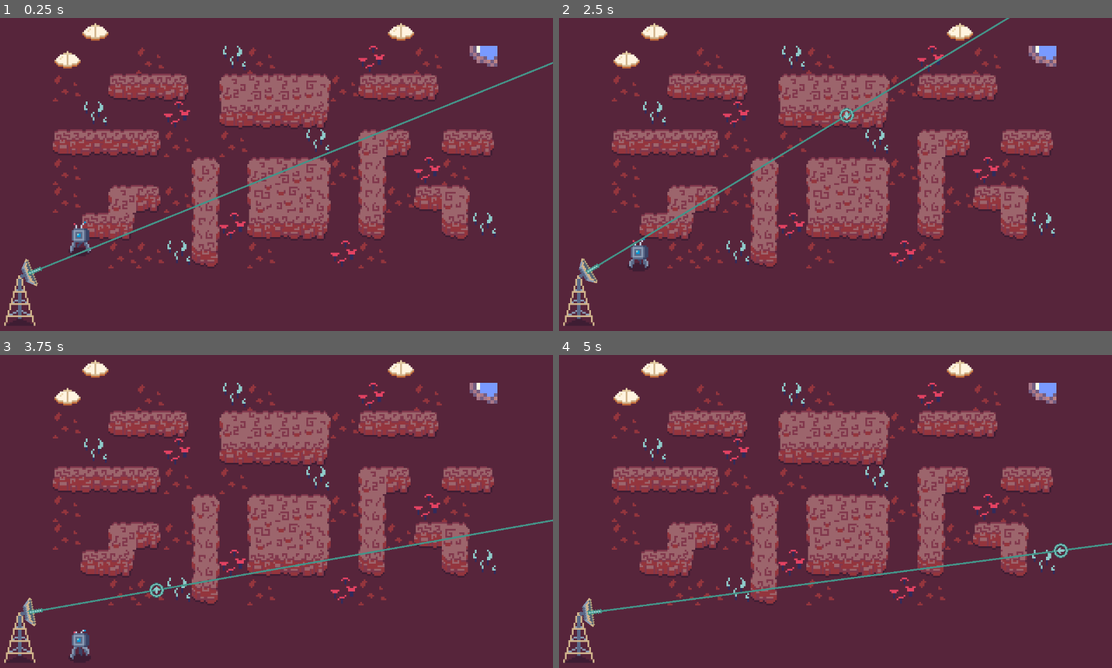
Above: before the commit, frames 1-4 (two rows, left to right).
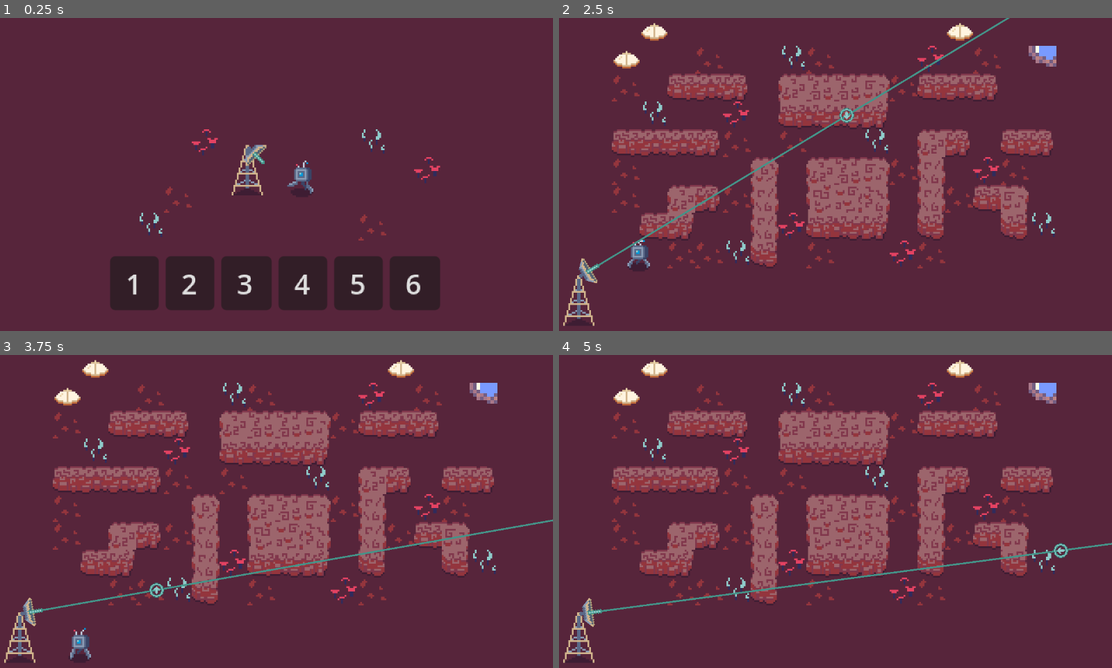
Above: after the commit, the same moments.

Repository: YannVeld/LD59
Game: Godot game, scene res://game_menu.tscn
Two runs of this game, one before a commit and one after it. Both use one fixed random seed, a clock stepped at 60 frames per second and the inputs below. Before the commit the project starts from res://main_scene.tscn.
Inputs (mouse positions are in pixels of both pictures, inside the frame that each line leads up to):
- Up to frame 1 (0.25 s): no input
- Up to frame 2 (2.5 s): click (691, 284) at 0.5 s, where only the run after the commit has a clickable "1"; tap Enter at 1.25 s; move the mouse to (957, 158) at 1.27 s; hold D (move_right) 1.28-2.03 s; move the mouse to (724, 190) at 2.02 s; hold Down (move_down) from 2.03 s (still down)
- Up to frame 3 (3.75 s): move the mouse to (331, 442) at 2.77 s; release Down (move_down) at 2.78 s; hold D (move_right) 2.78-3.53 s; move the mouse to (248, 574) at 3.52 s; hold Up (move_up) from 3.53 s (still down)
- Up to frame 4 (5 s): move the mouse to (1001, 558) at 4.27 s; release Up (move_up) at 4.28 s; hold A (move_left) from 4.28 s (still down)

The runs differ from the first frame. In frame 1, 31% of the frame differs, in the area x 0-100%, y 1-99%; in frame 2, less than 0.1%; in frame 3, 0.1%; in frame 4, nothing differs.

Commit message:
Make game menu main scene

Diff:
--- a/project.godot
+++ b/project.godot
@@ -11,7 +11,7 @@
 [application]
 
 config/name="LD59"
-run/main_scene="uid://dau585hr0qoo2"
+run/main_scene="uid://c3r7c3841k0r6"
 config/features=PackedStringArray("4.6", "GL Compatibility")
 config/icon="res://icon.svg"
 
